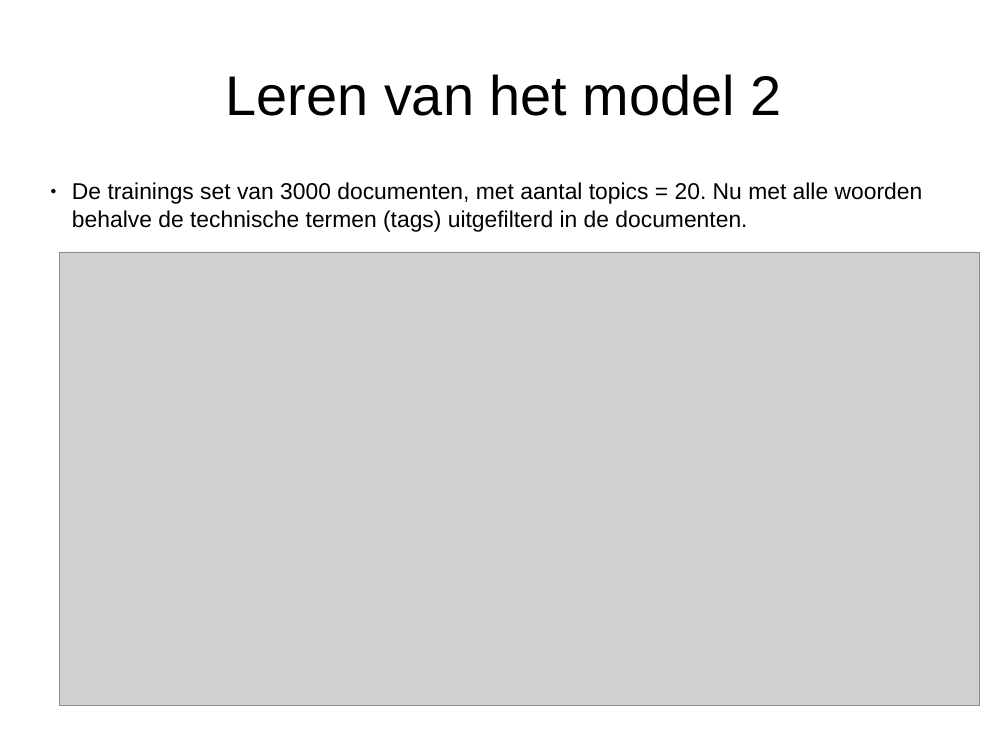
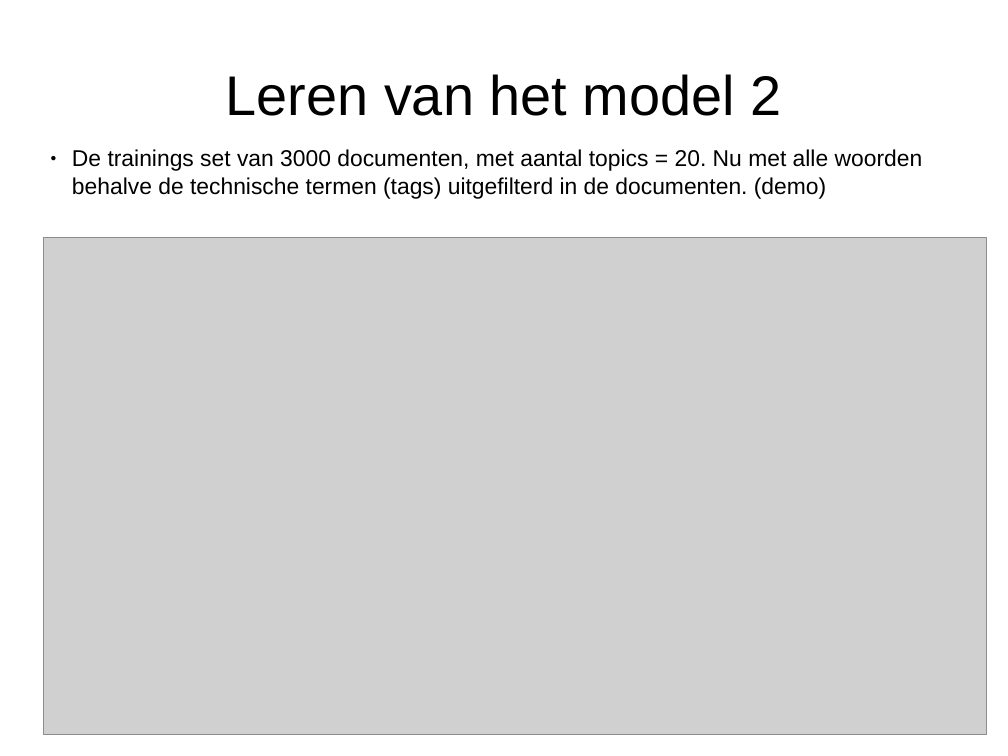
Before and after one commit to drisstaibi/cdsp_opdracht, a slide deck: slide 16 of cdsp_2018.pptx (slide 15 before the commit). Drawn at 1008x756 pixels with LibreOffice and Linux fonts; fonts in the diff are those of the drawing; grey boxes stand for pictures. Boxes give left, top, right and bottom in pixels: in the first picture for what was removed or moved away, otherwise in the second. Text is boxed around its words. In the diff, an @@ line names an element or a change of style, - is before the commit and + after.

```diff
--- a/cdsp_2018.pptx
+++ b/cdsp_2018.pptx
@@ text at <box>72,149,923,199</box>: text changed @@
-● De trainings set van 3000 documenten, met aantal topics = 20. Nu met alle woorden behalve de technische termen (tags) uitgefilterd in de documenten.
+● De trainings set van 3000 documenten, met aantal topics = 20. Nu met alle woorden behalve de technische termen (tags) uitgefilterd in de documenten. (demo)
@@ picture: place and size @@
-picture at <box>59,252,980,706</box>
+picture at <box>43,238,986,735</box>
```
Also in this commit, not shown: 3 other slides changed, 1 slide added.
